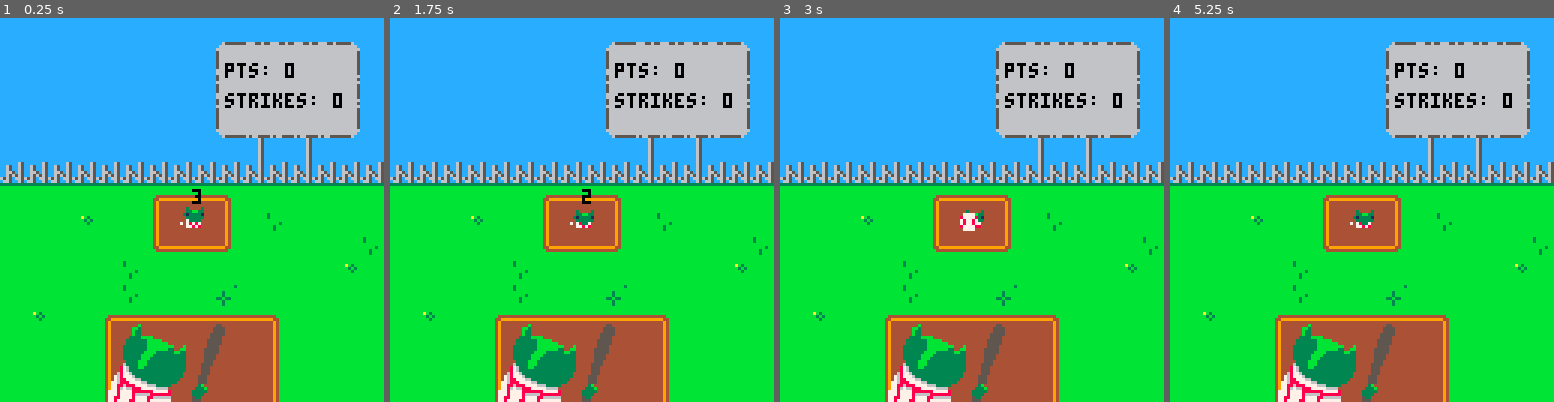
Above: before the commit, frames 1-4 (left to right).
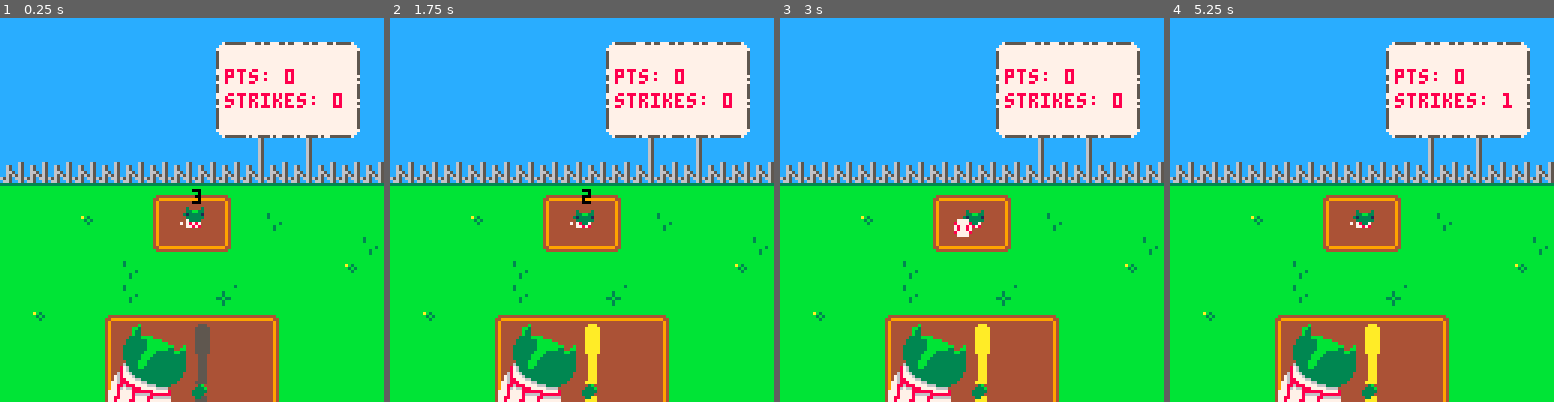
Above: after the commit, the same moments.

Repository: conner-calhoun/pico8
Game: PICO-8 cartridge slammertime.p8
Same seed, same stepped clock (60 frames per second), same inputs: the game is played once before the commit and once after it.
Inputs:
- Up to frame 1 (0.25 s): no input
- Up to frame 2 (1.75 s): tap X (X key) at 0.33, 1.07 s; tap O (Z key) at 0.7, 1.7 s; hold Right from 1.6 s (still down)
- Up to frame 3 (3 s): tap X (X key) at 1.85, 2.97 s; release Right at 2.1 s; tap O (Z key) at 2.1, 2.5, 2.9 s; hold Up 2.15-2.42 s; hold Right from 2.47 s (still down)
- Up to frame 4 (5.25 s): release Right at 3.03 s; hold Left 3.08-3.58 s; tap O (Z key) every 0.4 s from 3.3 to 4.9 s; hold Down 3.63-3.97 s; hold Right 4.02-4.68 s; tap X (X key) at 4.08, 5.2 s; hold Up 4.73-5.03 s; hold Left from 5.08 s (still down)

The runs differ from the first frame. In frame 1, 9.4% of the frame differs, in the area x 50-94%, y 6-100%; in frame 2, 9.5%; in frame 3, 9.8%, in the area x 45-94%, y 6-100%; in frame 4, 9.5%.

Commit message:
hitting the ball works

Diff:
--- a/slammertime.p8
+++ b/slammertime.p8
@@ -6,8 +6,6 @@
 world_size = 128 -- pixels
 left,right,up,down,use1,use2=0,1,2,3,4,5
 black,dark_blue,dark_purple,dark_green,brown,dark_gray,light_gray,white,red,orange,yellow,green,blue,indigo,pink,peach=0,1,2,3,4,5,6,7,8,9,10,11,12,13,14,15
-score = 0
-sks = 0
 
 -- start engine code
 function min(l, r)
@@ -38,9 +36,6 @@
 		return to
 	end
 end
-function in_bounds(x)
-	return (x <= max_tile and x >= min_tile)
-end
 
 world = {}
 function world:new()
@@ -56,8 +51,11 @@
 	ent:init()
 	add(self.ents, ent)
 end
+function world:kill(ent)
+	del(self.ents, ent)
+end
 function world:draw()
-	cls(green)
+	cls(black)
     field()
 	for entity in all(self.ents) do
 		entity:draw()
@@ -143,20 +141,47 @@
 -- helper function to create the player
 function player(sx, sy)
 	local p = ent:new(10, sx, sy)
+	local b = ent:new(14, sx + 32, sy)
+
+	p.b = b
 
 	p.ct = 0 -- charge timer
 	p.max_c = 5 -- max charge
 
+	b:add_anim("charge", anim:new(14, 15, 0.1))
+
 	function p:draw()
-		spr(self.s, self.x, self.y, 6, 4)
+		spr(self.s, self.x, self.y, 4, 4)
+		self.b:draw()
 	end
 
 	function p:update()
 		ent.update(self) -- super
 
 		if btn(use1) or btn(use2) then
-
-		end
+			self.ct += dt
+			self.ct = min(self.ct, self.max_c)
+			-- todo, play charging anim
+			self.b:set_anim("charge")
+		elseif self.ct > 0 then
+			-- swing!
+			local bd = flr(active_world:ball_dist())
+			if bd < 25 and bd > 5 then
+				-- it's a hit
+				active_world:hit_ball(self.ct, bd)
+				active_world:shake(0.4)
+			end
+
+			self.ct = 0
+			self.b.a = nil
+			self.b.s = 14
+		end
+
+		self.b:update()
+	end
+
+	function b:draw()
+		spr(self.s, self.x, self.y, 1, 4)
 	end
 	return p
 end
@@ -174,18 +199,16 @@
 
 	function p:draw()
 		ent.draw(self)
-
 		if self.cd > 0 and self.cd <= 3 then
 			print(self.cd, self.x + 4, self.y - 5, black)
 		end
 	end
 	function p:update()
 		ent.update(self)
-		p.throw = false
 		self.cdt += dt
 		p.cd = self.tbt - flr(self.cdt)
 		if self.cdt > self.tbt then -- throw every tbt seconds
-			p.throw = true
+			active_world:throw()
 			self.cdt = 0
 		end
 	end
@@ -197,11 +220,74 @@
 	local b = ent:new(51, sx, sy)
 
 	b.spd = 70
+	b.hsp = 30
+	b.h = false
+	b.ve = 0
+	b.an = 0
+	b.htia = 0 -- hit time in air
+	b.kh = world_size + 8 -- height to kill ball
+	b.ft = 0 -- height to fall to
+	function b:draw()
+		ent.draw(self)
+	end
 	function b:update()
 		ent.update(self)
 
-		self.y += self.spd * dt
-		self.x += 1.2 * dt * sin(self.t * 3)
+		if not self.h then
+			self.y += self.spd * dt
+			self.x += 50 * (dt * sin(self.t * 5))
+		else
+			self.htia += dt
+			self.x += self.an * dt
+			self.ft = 128 - (self.ve * 20)
+
+			if self.htia > self.ve then
+				-- add to score
+				self.dy = lerp(self.dy, -2.5, self.ve) -- lerp to gravity
+				self.dx = lerp(self.dx, 0, 5)
+
+				if self.y > self.ft then
+					self.dy = 0
+				end
+			else
+				self.dy = lerp(self.dy, (self.hsp * dt) * self.ve, self.ve)
+				self.dx =self.an * dt
+			end
+
+			self.y -= self.dy
+			self.x += self.dx
+		end
+
+		if self.y > self.kh then
+			sks += 1
+			active_world:kill(self)
+		end
+	end
+	function b:hit(ct, bd)
+		self.h = true
+		local v = 0
+		if bd == 25 or bd == 5 then v = ct * 0.5 end
+		if bd == 24 or bd == 6 then v = ct * 0.7 end
+		if bd == 23 or bd == 7 then v = ct * 0.9 end
+		if bd == 22 or bd == 8 then v = ct * 1.2 end
+		if bd == 21 or bd == 9 then v = ct * 1.5 end
+		if bd == 20 or bd == 10 then v = ct * 1.8 end
+		if bd == 19 or bd == 11 then v = ct * 2.0 end
+		if bd == 18 or bd == 12 then v = ct * 2.2 end
+		if bd == 17 or bd == 13 then v = ct * 2.3 end
+		if bd == 16 or bd == 14 then v = ct * 2.5 end
+		if bd == 15 then
+			v = self.ct * 3.5
+			active_world:critical_hit()
+		end
+		if bd < 25 and bd > 17 then
+			self.an = -50
+		elseif bd < 13 then
+			self.an = 50
+		else
+			self.an = 0
+		end
+		self.ve = v
 	end
 
 	return b
@@ -228,37 +314,74 @@
 	return w
 end
 
-mound = new_world()
-mound:add_player(player((world_size / 2) - 32, 100))
-mound:add_pitcher(pitcher())
-function mound:draw()
-	world.draw(self)
-
-	print("pts: "..score, 75, 15, black)
-	print("strikes: "..sks, 75, 25, black)
-
-	self.player:draw()
-end
-function mound:update()
-	world.update(self)
-	if self.pitcher and self.pitcher.throw then
-		self:add_entity(ball(self.pitcher.x, self.pitcher.y))
-	end
-
-	self.player:update()
-end
+-- mound is the game scene
+function new_mound()
+	local mound = new_world()
+	mound:add_player(player((world_size / 2) - 32, 100))
+	mound:add_pitcher(pitcher())
+
+	mound.cb = nil -- current ball
+	mound.sh = false
+	mound.st = 0
+	mound.sd = 0
+	function mound:draw()
+		world.draw(self)
+
+		print("pts: "..score, 75, 17, red)
+		print("strikes: "..sks, 75, 25, red)
+
+		self.player:draw()
+	end
+	function mound:update()
+		world.update(self)
+		self.player:update()
+
+		if self.sh and self.st < self.sd then
+			self.st += dt
+
+			local cx = flr(rnd(4)) - 2
+			local cy = flr(rnd(4)) - 2
+			camera(cx, cy)
+		else
+			camera(0, 0)
+			self.sh = false
+			self.st = 0
+			self.sd = 0
+		end
+	end
+	function mound:throw()
+		local b = ball(self.pitcher.x, self.pitcher.y)
+		self.cb = b
+		self:add_entity(b)
+	end
+	function mound:ball_dist()
+		if self.cb then
+			return 128 - self.cb.y
+		else
+			return nil
+		end
+	end
+	function mound:hit_ball(ct, bd)
+		self.cb:hit(ct, bd)
+	end
+	function mound:shake(dur)
+		self.sd = dur
+		self.sh = true
+	end
+	function mound:critical_hit()
+		-- todo, some kind of cool thing
+	end
+	return mound
+end
+
 
 last_frame = 0.0
 dt = 0.0
+score = 0
+sks = 0
+active_world = nil
 function _init()
-	active_world = mound
-	-- loop over each tile in the world
-	-- do special things if the tile is special
-	for i = 0, 15 do
-		for j = 0, 15 do
-			local tile = mget(i, j)
-		end
-	end
+	active_world = new_mound()
 end
 
 function _draw()
@@ -466,12 +589,12 @@
 0101010101010101016061616161620100000000000000000000000000000000000000000000000000000000000000000000000000000000000000000000000000000000000000000000000000000000000000000000000000000000000000000000000000000000000000000000000000000000000000000000000000000000
 0101010101010101010121012101010100000000000000000000000000000000000000000000000000000000000000000000000000000000000000000000000000000000000000000000000000000000000000000000000000000000000000000000000000000000000000000000000000000000000000000000000000000000
 1111111111111111111111111111111100000000000000000000000000000000000000000000000000000000000000000000000000000000000000000000000000000000000000000000000000000000000000000000000000000000000000000000000000000000000000000000000000000000000000000000000000000000
-0000000000000708080900000000000000000000000000000000000000000000000000000000000000000000000000000000000000000000000000000000000000000000000000000000000000000000000000000000000000000000000000000000000000000000000000000000000000000000000000000000000000000000
-0000001200001718181900020000000000000000000000000000000000000000000000000000000000000000000000000000000000000000000000000000000000000000000000000000000000000000000000000000000000000000000000000000000000000000000000000000000000000000000000000000000000000000
-0000000000002728282900000000000200000000000000000000000000000000000000000000000000000000000000000000000000000000000000000000000000000000000000000000000000000000000000000000000000000000000000000000000000000000000000000000000000000000000000000000000000000000
-0000000000020000000000000000120000000000000000000000000000000000000000000000000000000000000000000000000000000000000000000000000000000000000000000000000000000000000000000000000000000000000000000000000000000000000000000000000000000000000000000000000000000000
-0000000000020000002200000000000000000000000000000000000000000000000000000000000000000000000000000000000000000000000000000000000000000000000000000000000000000000000000000000000000000000000000000000000000000000000000000000000000000000000000000000000000000000
-0012000007080808080808090000000000000000000000000000000000000000000000000000000000000000000000000000000000000000000000000000000000000000000000000000000000000000000000000000000000000000000000000000000000000000000000000000000000000000000000000000000000000000
-0000000017181818181818190000000000000000000000000000000000000000000000000000000000000000000000000000000000000000000000000000000000000000000000000000000000000000000000000000000000000000000000000000000000000000000000000000000000000000000000000000000000000000
-0000000017181818181818190000000000000000000000000000000000000000000000000000000000000000000000000000000000000000000000000000000000000000000000000000000000000000000000000000000000000000000000000000000000000000000000000000000000000000000000000000000000000000
-0000000017181818181818190000000000000000000000000000000000000000000000000000000000000000000000000000000000000000000000000000000000000000000000000000000000000000000000000000000000000000000000000000000000000000000000000000000000000000000000000000000000000000
+3131313131310708080931313131313100000000000000000000000000000000000000000000000000000000000000000000000000000000000000000000000000000000000000000000000000000000000000000000000000000000000000000000000000000000000000000000000000000000000000000000000000000000
+3131311231311718181931023131313100000000000000000000000000000000000000000000000000000000000000000000000000000000000000000000000000000000000000000000000000000000000000000000000000000000000000000000000000000000000000000000000000000000000000000000000000000000
+3131313131312728282931313131310200000000000000000000000000000000000000000000000000000000000000000000000000000000000000000000000000000000000000000000000000000000000000000000000000000000000000000000000000000000000000000000000000000000000000000000000000000000
+3131313131023131313131313131123100000000000000000000000000000000000000000000000000000000000000000000000000000000000000000000000000000000000000000000000000000000000000000000000000000000000000000000000000000000000000000000000000000000000000000000000000000000
+3131313131023131312231313131313100000000000000000000000000000000000000000000000000000000000000000000000000000000000000000000000000000000000000000000000000000000000000000000000000000000000000000000000000000000000000000000000000000000000000000000000000000000
+3112313107080808080808093131313100000000000000000000000000000000000000000000000000000000000000000000000000000000000000000000000000000000000000000000000000000000000000000000000000000000000000000000000000000000000000000000000000000000000000000000000000000000
+3131313117181818181818193131313100000000000000000000000000000000000000000000000000000000000000000000000000000000000000000000000000000000000000000000000000000000000000000000000000000000000000000000000000000000000000000000000000000000000000000000000000000000
+3131313117181818181818193131313100000000000000000000000000000000000000000000000000000000000000000000000000000000000000000000000000000000000000000000000000000000000000000000000000000000000000000000000000000000000000000000000000000000000000000000000000000000
+3131313117181818181818193131313100000000000000000000000000000000000000000000000000000000000000000000000000000000000000000000000000000000000000000000000000000000000000000000000000000000000000000000000000000000000000000000000000000000000000000000000000000000
Not shown, changed: 56 lines of the sprite sheet (__gfx__) section of slammertime.p8
